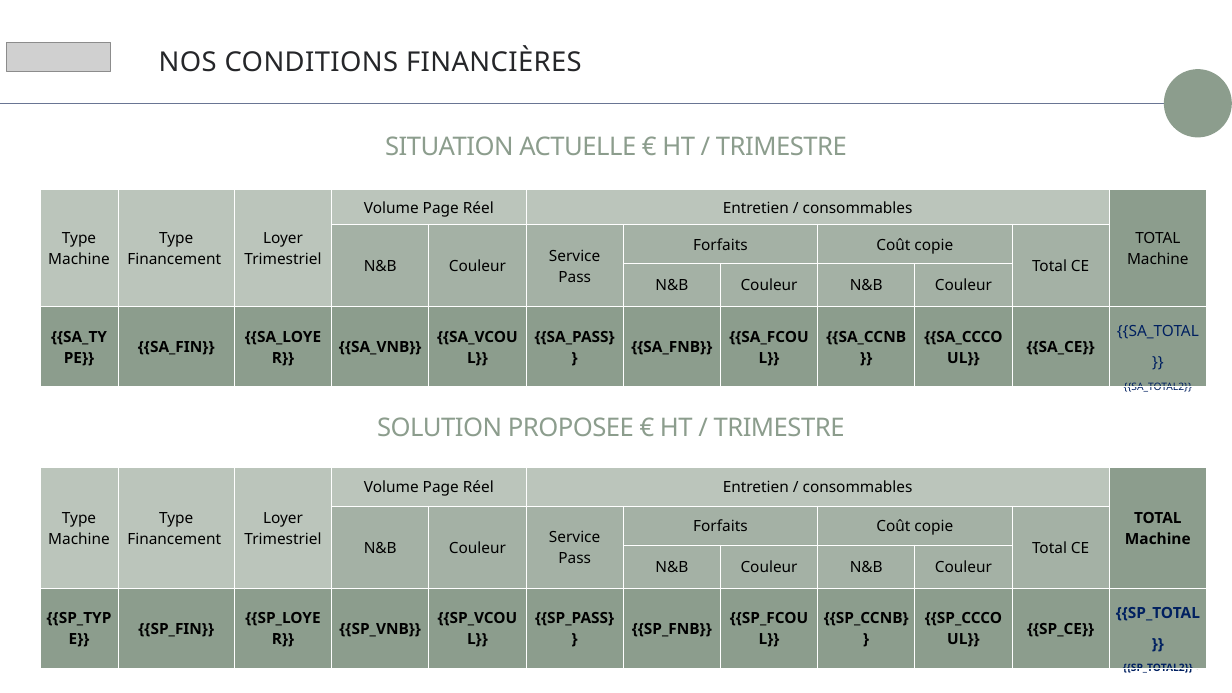
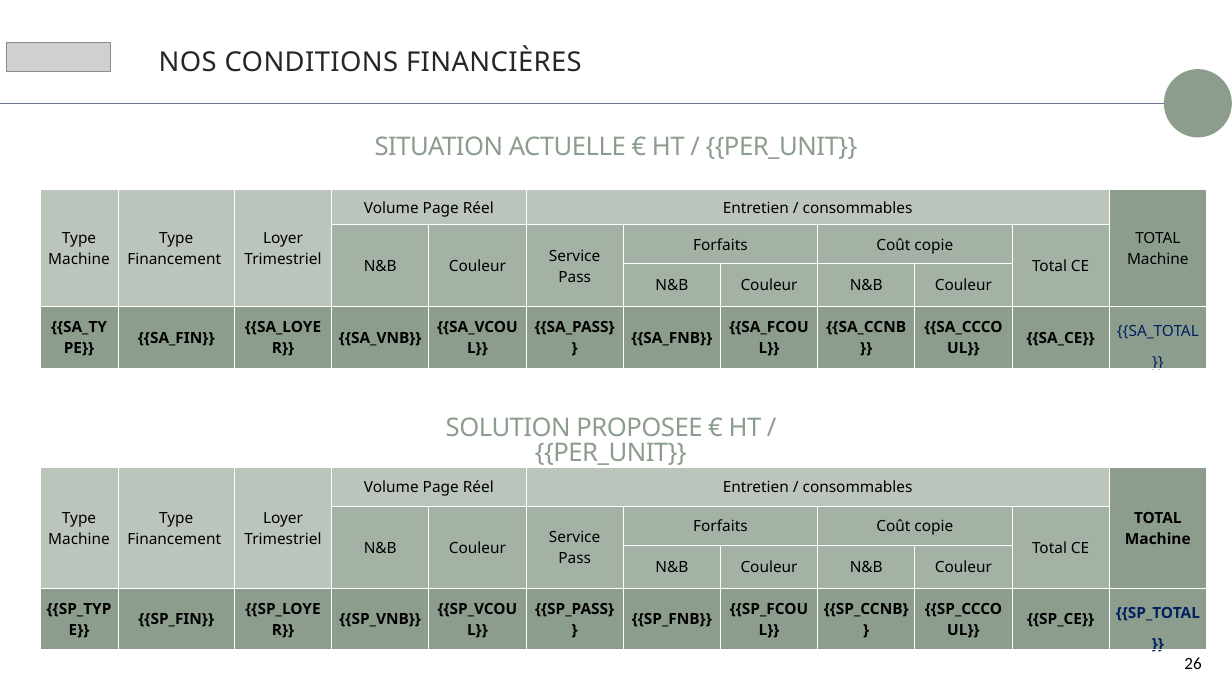
Before and after one commit to Mikael2655/Levad, a slide deck: slide 26 of proposition-commerciale/assets/template.pptx. Drawn at 1232x693 pixels with LibreOffice and Linux fonts; fonts in the diff are those of the drawing; grey boxes stand for pictures; background and template pictures are left out. Boxes give left, top, right and bottom in pixels: in the first picture for what was removed or moved away, otherwise in the second. Text is boxed around its words. In the diff, an @@ line names an element or a change of style, - is before the commit and + after.

```diff
--- a/proposition-commerciale/assets/template.pptx
+++ b/proposition-commerciale/assets/template.pptx
@@ text at box(375, 136, 858, 159): text changed @@
-SITUATION ACTUELLE € HT / TRIMESTRE
+SITUATION ACTUELLE € HT / {{PER_UNIT}}
@@ table at box(40, 189, 1208, 531) @@
-row 4, column 12: {{SA_TOTAL}} / {{SA_TOTAL2}}
+row 4, column 12: {{SA_TOTAL}}
@@ text at box(446, 417, 762, 465): text changed @@
-SOLUTION PROPOSEE € HT / TRIMESTRE
+SOLUTION PROPOSEE € HT / {{PER_UNIT}}
@@ table at box(40, 468, 1208, 645) @@
-row 4, column 12: {{SP_TOTAL}} / {{SP_TOTAL2}}
+row 4, column 12: {{SP_TOTAL}}
```
Also in this commit, not shown: 5 other slides changed, 13 other files.
